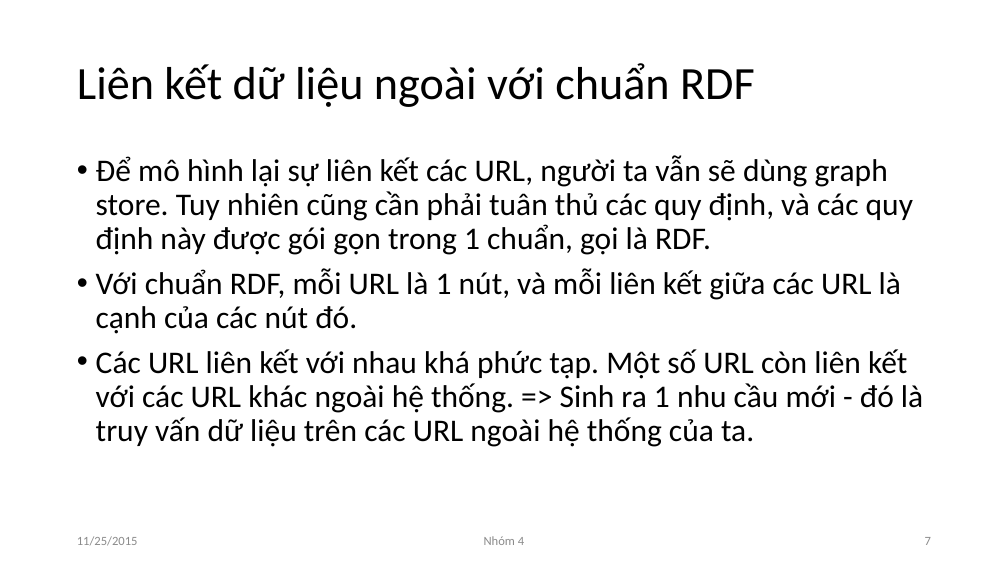
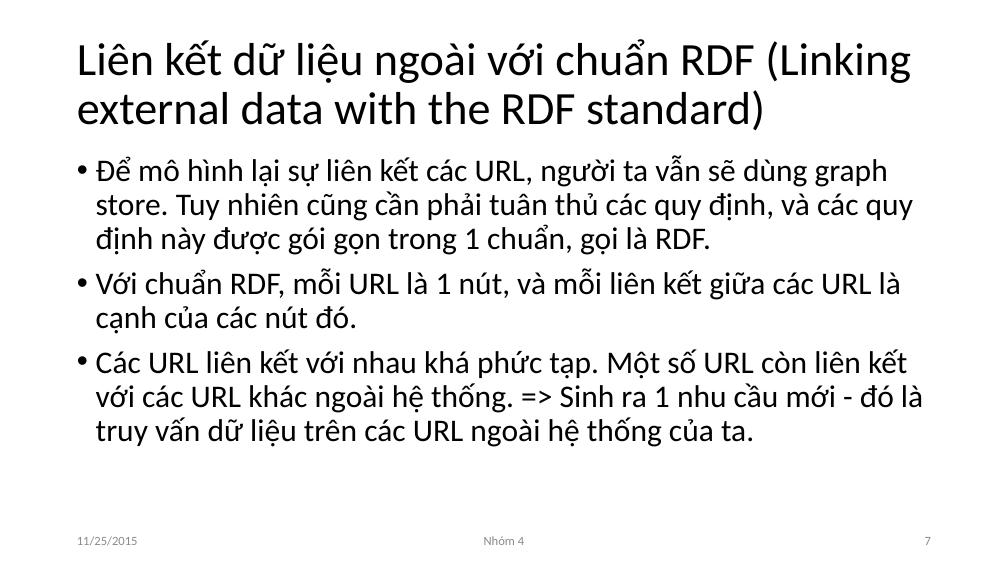
Before and after one commit to NguyenDucHoangLong/Group_4_HTTTHD, a slide deck: slide 7 of Document/Seminar/Slide/N04_SlideThuyetTrinh_v1.pptx. Drawn at 1008x567 pixels with LibreOffice and Linux fonts; fonts in the diff are those of the drawing. Boxes give left, top, right and bottom in pixels: in the first picture for what was removed or moved away, otherwise in the second. Text is boxed around its words. In the diff, an @@ line names an element or a change of style, - is before the commit and + after.

```diff
--- a/Document/Seminar/Slide/N04_SlideThuyetTrinh_v1.pptx
+++ b/Document/Seminar/Slide/N04_SlideThuyetTrinh_v1.pptx
@@ title at [77,39,911,131]: text changed @@
-Liên kết dữ liệu ngoài với chuẩn RDF
+Liên kết dữ liệu ngoài với chuẩn RDF (Linking external data with the RDF standard)
```
Also in this commit, not shown: 6 other slides changed.
